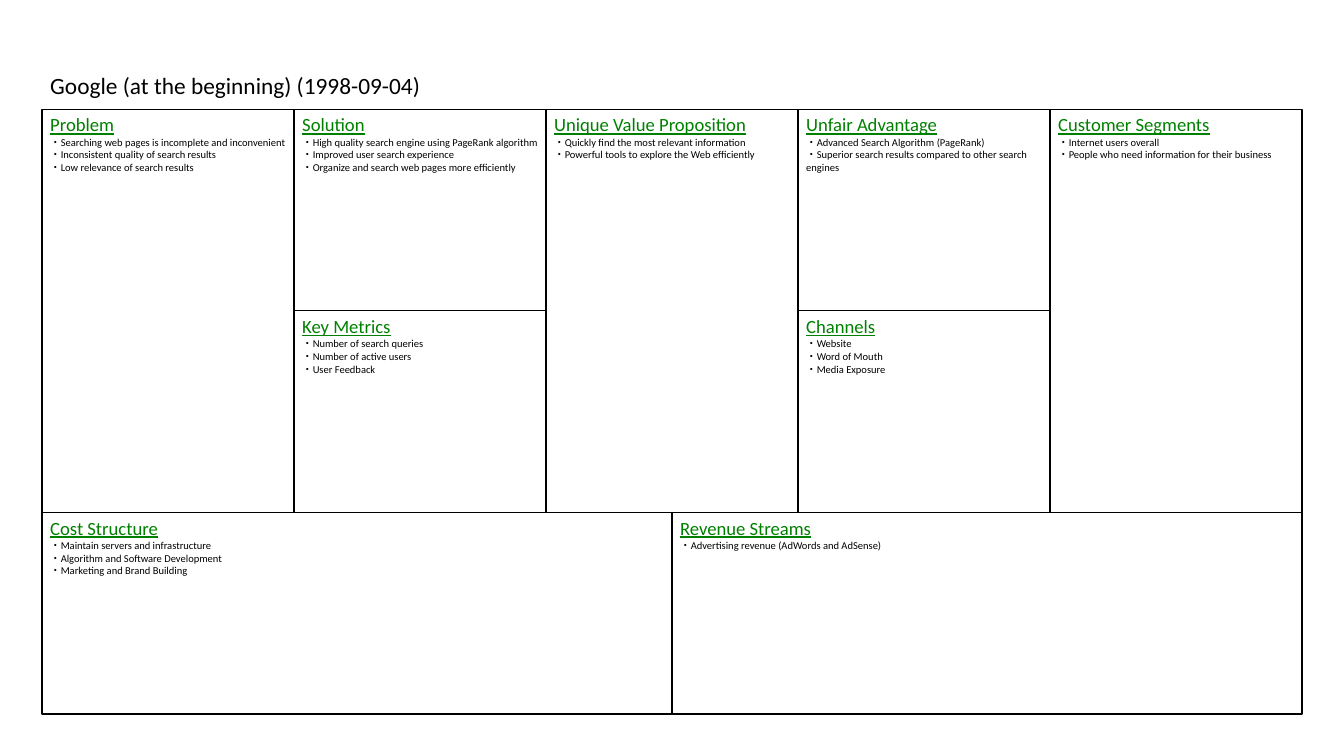
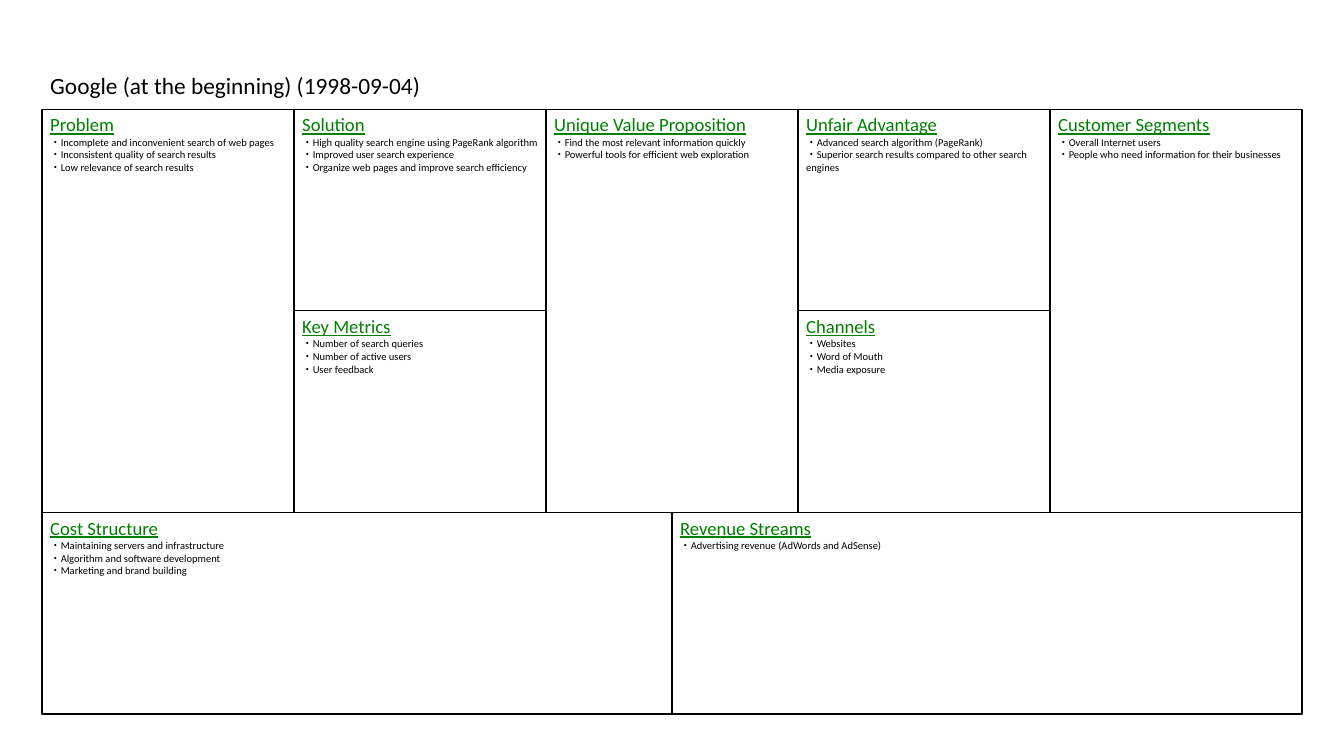
Before and after one commit to t0m0h1r0/LeanCanvas, a slide deck: slide 1 of sample_en.pptx. Drawn at 1344x756 pixels with LibreOffice and Linux fonts; fonts in the diff are those of the drawing. Boxes give left, top, right and bottom in pixels: in the first picture for what was removed or moved away, otherwise in the second. Text is boxed around its words. In the diff, an @@ line names an element or a change of style, - is before the commit and + after.

```diff
--- a/sample_en.pptx
+++ b/sample_en.pptx
@@ text in rectangle at [50,138,274,148]: text changed @@
-・Searching web pages is incomplete and inconvenient
+・Incomplete and inconvenient search of web pages
@@ text in rectangle at [554,138,749,160]: text changed @@
-・Quickly find the most relevant information
-・Powerful tools to explore the Web efficiently
+・Find the most relevant information quickly
+・Powerful tools for efficient web exploration
@@ text in rectangle at [806,138,983,148]: text changed @@
-・Advanced Search Algorithm (PageRank)
+・Advanced search algorithm (PageRank)
@@ text in rectangle at [1058,138,1281,160]: text changed @@
-・Internet users overall
-・People who need information for their business
+・Overall Internet users
+・People who need information for their businesses
@@ text in rectangle at [302,163,526,173]: text changed @@
-・Organize and search web pages more efficiently
+・Organize web pages and improve search efficiency
@@ text in rectangle at [806,340,855,347]: text changed @@
-・Website
+・Websites
@@ text in rectangle at [302,365,374,373]: text changed @@
-・User Feedback
+・User feedback
@@ text in rectangle at [806,366,885,375]: text changed @@
-・Media Exposure
+・Media exposure
@@ text in rectangle at [50,541,224,576]: text changed @@
-・Maintain servers and infrastructure
-・Algorithm and Software Development
-・Marketing and Brand Building
+・Maintaining servers and infrastructure
+・Algorithm and software development
+・Marketing and brand building
```
Also in this commit, not shown: 15 other slides changed, 4 other files.
